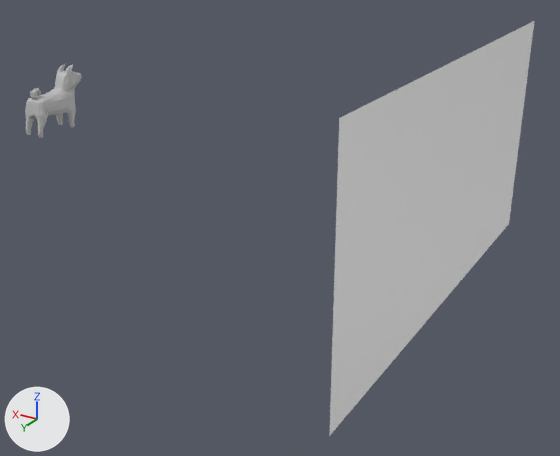
Renders of the FBX model ProjectHoloLens/Assets/Prefabs/Characters/Frankie/Animations (FBX Files)/Dog/DogRunCycle.fbx from each side of a commit.
Rendered twice from a 50 mm lens placed at (-1.232, 1.13, 0.458), pointed at (-0.32, -0.39, -0.302). The lights are fixed; the arrows at lower left show +X, +Y and +Z. Where no turn or scale is listed for an object, it has been applied to the vertices.

Names of what the first picture shows: 'Model', 'pPlane6'.
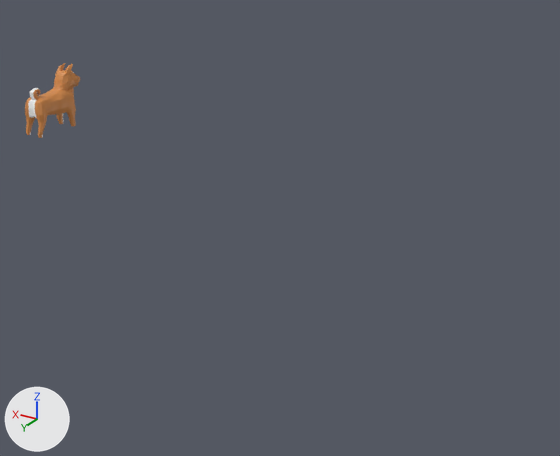
Edits to the bpy script that builds the scene:
```text
Add img_newdogtex_jpg:
    img_newdogtex_jpg = load_image('NewDogTex.jpg', '../../Textures/Dog/NewDogTex.jpg', 2048, 2048, 'sRGB')
Add mat_lambert4:
    mat_lambert4 = principled_material('lambert4')
    mat_lambert4.texture = img_newdogtex_jpg
Change me_mesh:
    used by ob_model
    remove me_mesh.from_pydata(...)  # 702 vertices, 699 faces; spans x -0.029..0.025, y -0.084..0.067, z 0.001..0.129
    add me_mesh.from_pydata(...)  # 712 vertices, 709 faces; spans x -0.029..0.025, y -0.08..0.066, z 0.0..0.13
    me_mesh part 1: 22 vertices moved within x -0.023..0.02, y -0.054..0.064, z 0.001..0.115; 540 vertices removed from x -0.029..0.025, y -0.084..0.067, z 0.001..0.129; 550 vertices added at x -0.029..0.025, y -0.08..0.066, z 0.0..0.13
    me_mesh part 2: 75 faces spanning x -0.029..0.025, y 0.0..0.061, z 0.048..0.09 switch from mat_lambert1 (grey #bcbcbc) to mat_lambert4 (picture img_newdogtex_jpg)
Remove ob_pplane6:
    ob_pplane6 = bpy.data.objects.new('pPlane6', me_mesh_001)
    ob_pplane6.location = (-0.717, -0.481, -0.15)
Change ob_model:
    ob_model.location: (0.0, 0.0, 0.0) -> (0.002, 0.0, 0.0)
```

Pixel boxes (x1, y1, x2, y2) of what changed, in the pictures (560 x 456 px; the box of a moved part takes in the faces that stretch with it):
'pPlane6', deleted
    before: (329, 21, 534, 436)
'Model', reshaped, moved
    before: (25, 64, 82, 138)
    after: (25, 63, 80, 138)
part 1 of me_mesh, moved or reshaped
    before: (25, 64, 82, 138)
    after: (25, 63, 80, 138)
part 2 of me_mesh, recoloured
    both: (26, 93, 57, 112)
